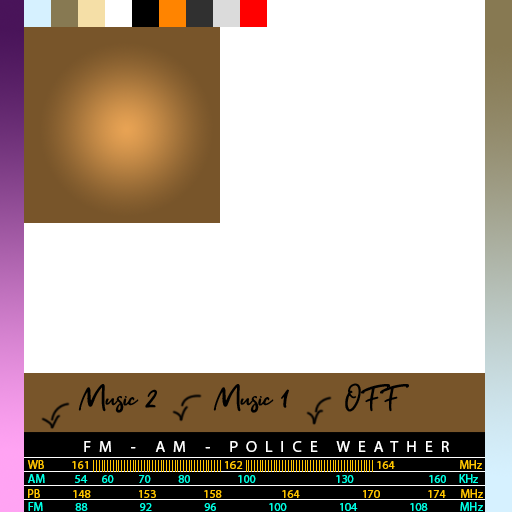
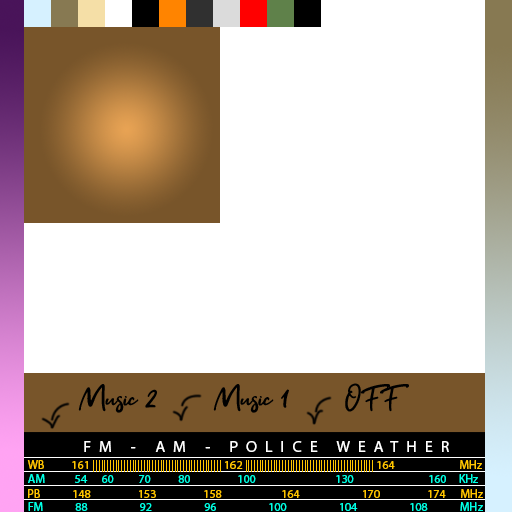
The second 512px x 512px image is a revision of the first. Changes to its layers:
added layer "Calque 2 copie 10" above "Calque 2 copie 11" over [267, 0, 294, 27]
added layer "Calque 2 copie 11" above "Calque 2 copie 5" over [294, 0, 321, 27]
